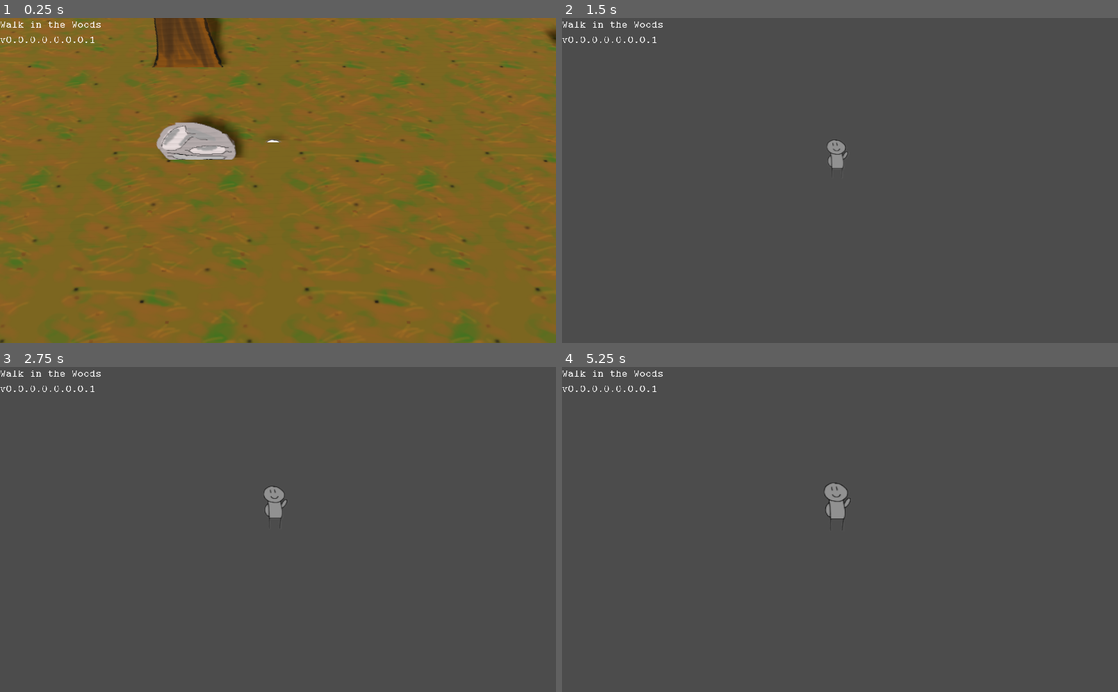
Above: before the commit, frames 1-4 (two rows, left to right).
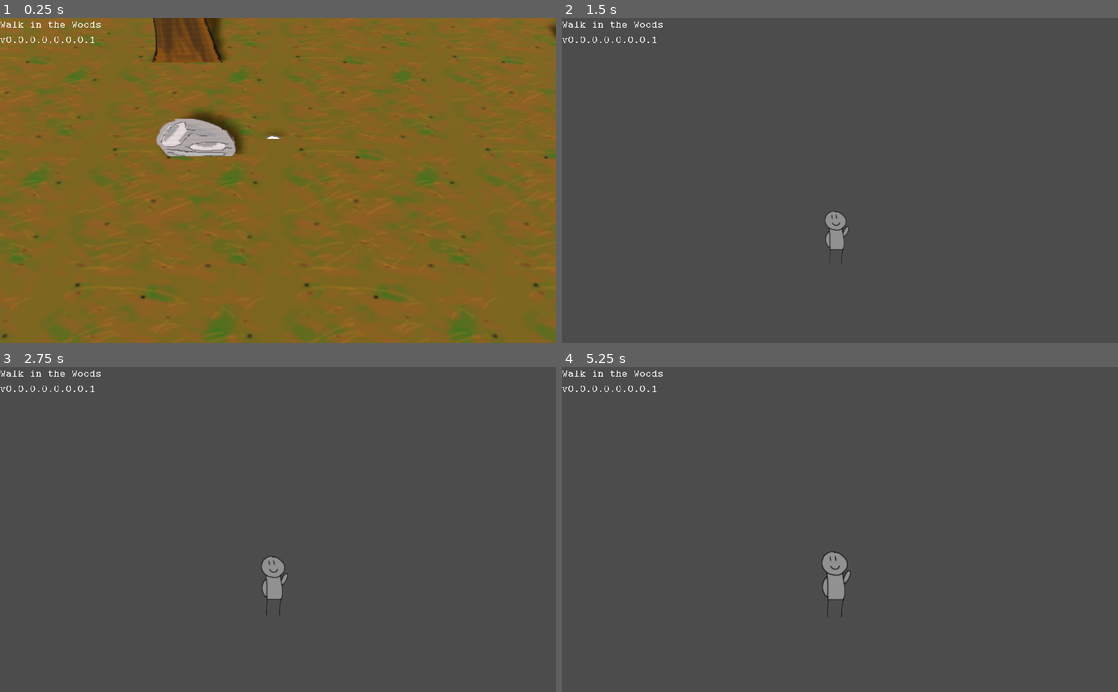
Above: after the commit, the same moments.

Repository: Schoperation/AllTheStarsAtNight
Game: Godot game, scene res://world/World.tscn
Two runs of this game, one before a commit and one after it. Both use one fixed random seed, a clock stepped at 60 frames per second and the inputs below.
Inputs (mouse positions are in pixels of both pictures, inside the frame that each line leads up to):
- Up to frame 1 (0.25 s): no input
- Up to frame 2 (1.5 s): move the mouse to (962, 164) at 0.52 s; hold D (move_right) 0.53-1.28 s; tap Mouse wheel up (zoom_in) at 0.6 s; click (962, 164) at 0.67 s; tap Mouse wheel down (zoom_out) at 0.8, 1.35 s; move the mouse to (728, 196) at 1.27 s; hold S (move_down) from 1.28 s (still down)
- Up to frame 3 (2.75 s): tap Mouse wheel up (zoom_in) at 1.55, 2.1 s; tap Enter at 2 s; move the mouse to (333, 458) at 2.02 s; release S (move_down) at 2.03 s; hold D (move_right) from 2.03 s (still down); tap Mouse wheel down (zoom_out) at 2.3 s
- Up to frame 4 (5.25 s): tap Space at 2.75, 4.25 s; move the mouse to (812, 594) at 2.77 s; release D (move_right) at 2.78 s; hold W (move_up) 2.78-3.53 s; tap Mouse wheel down (zoom_out) at 2.85, 3.8, 4.35 s; click (812, 594) at 2.92 s; tap Mouse wheel up (zoom_in) at 3.05, 3.6, 4.55, 5.1 s; tap Enter at 3.5, 5 s; move the mouse to (1006, 578) at 3.52 s; hold A (move_left) 3.53-5.03 s; move the mouse to (673, 480) at 4.27 s; move the mouse to (867, 529) at 5.02 s; hold S (move_down) from 5.03 s (still down); click (867, 529) at 5.17 s

The runs differ from the first frame. In frame 1, 6.1% of the frame differs, in the area x 0-100%, y 0-100%; in frame 2, 0.6%; in frame 3, 0.7%; in frame 4, 0.9%.

Commit message:
Zoom finished

Diff:
--- a/ui/Zoom.gd
+++ b/ui/Zoom.gd
@@ -14,12 +14,23 @@
 func _input(event):
 	if Input.is_action_just_released("zoom_in"):
 		t -= 0.1
-		print(t)
+		if t < 0:
+			t = 0
 		changeCameraPos()
 	elif Input.is_action_just_released("zoom_out"):
 		t += 0.1
-		print(t)
+		if t > 2.0:
+			t = 2.0
 		changeCameraPos()
 
 func changeCameraPos():
-	self.transform.origin = defaultPos * t
+	# Follow a parabola
+	var parabolaZ = 0.5 * (t + 1.5)
+	var parabolaY = 0.5 * t * t + 0.25
+	self.transform.origin.z = defaultPos.z * parabolaZ
+	self.transform.origin.y = defaultPos.y * parabolaY
+
+	# Set angle
+	# theta = arctan(z/y)
+	var theta = atan(parabolaY/(parabolaZ - 0.1)) * -1.1
+	self.rotation.x = theta
--- a/world/Chunk.gd
+++ b/world/Chunk.gd
@@ -89,7 +89,7 @@
 	for i in range(13):
 		for j in range(amount):
 			var trailPiece = trailScene.instance()
-			trailPiece.translate(Vector3(currentX, 1, currentZ))
+			trailPiece.translate(Vector3(currentX, 1.05, currentZ))
 
 			# Random rotation
 			var rotation = round(rand_range(1, 4))
--- a/world/World.tscn
+++ b/world/World.tscn
@@ -26,9 +26,10 @@
 transform = Transform( 1, 0, 0, 0, 1, 0, 0, 0, 1, 0, 2.35781, 0 )
 
 [node name="Camera" type="Camera" parent="Player"]
-transform = Transform( 1, 0, 0, 0, 0.364714, 0.93112, 0, -0.93112, 0.364714, 0.340949, 23.0891, 11.3047 )
+transform = Transform( 1, 0, 0, 0, 0.350207, 0.936672, 0, -0.936672, 0.350207, 0.340949, 23.0891, 11.3047 )
 environment = SubResource( 1 )
 current = true
+far = 360.7
 script = ExtResource( 8 )
 
 [node name="Sun" type="DirectionalLight" parent="."]
